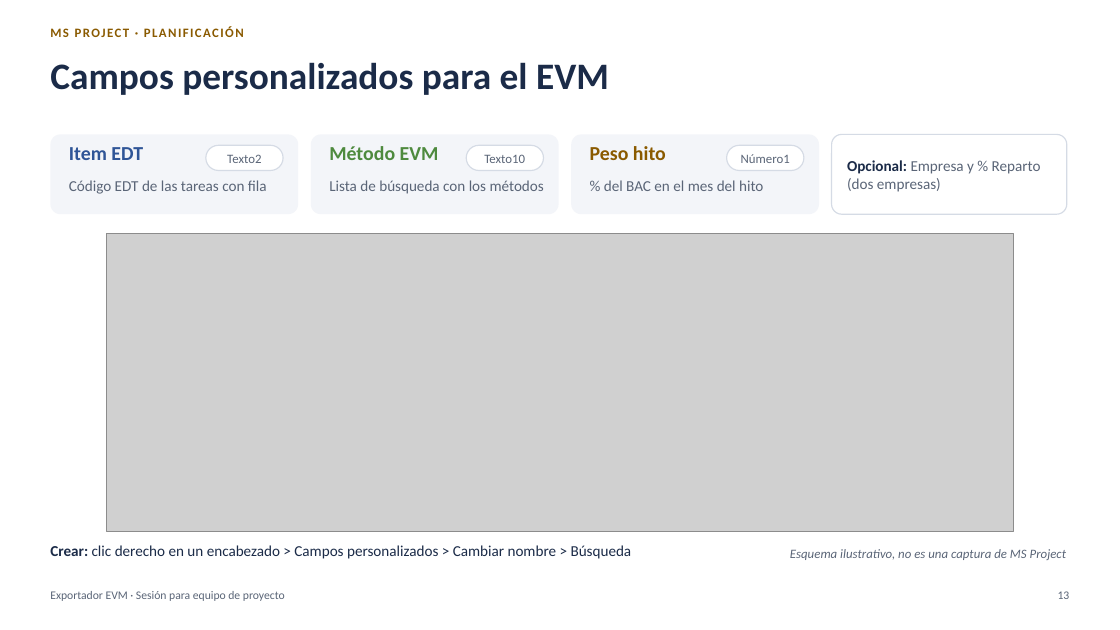
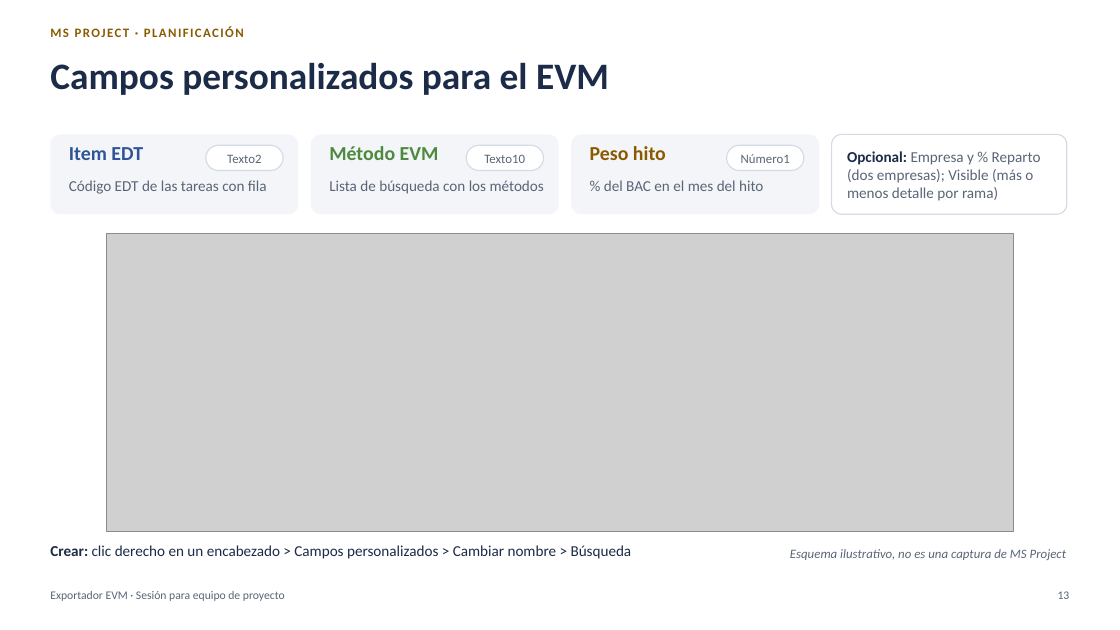
Before and after one commit to MarceloSalazar/evm-automation, a slide deck: slide 13 of docs/presentacion-jefes-de-proyecto.pptx. Drawn at 1120x630 pixels with LibreOffice and Linux fonts; fonts in the diff are those of the drawing; grey boxes stand for pictures. Boxes give left, top, right and bottom in pixels: in the first picture for what was removed or moved away, otherwise in the second. Text is boxed around its words. In the diff, an @@ line names an element or a change of style, - is before the commit and + after.

Commit message:
Revisión de coherencia de la documentación y la presentación
- validar y generar-fichas en el README, el índice, el proceso de reporte,
  el tutorial, varios archivos, multi-empresa, el glosario y la presentación.
- Cierre mensual en el mismo orden en todos los documentos: fecha de estado,
  avance, reprogramación y validar.
- Detalles que no coincidían con el programa: --nivel-max en actualizar,
  valores por defecto de las opciones, códigos de salida de validar, peso de
  las tareas con distribucion = "calendario", feriados con XML, mes 1, filas
  -D, campo Visible después de generar, Cronograma Ganado y análisis de un
  mes anterior.
- Presentación: ejemplo de % Completado con hitos que pesan 100, pestañas
  % PV y % EV, extracto actual de la hoja AC, validar en el proceso; PDF
  regenerado.
- Plantillas de tickets sin --solo ev y con generar-fichas (parte de #18);
  punto de cambio de versión en la plantilla de Pull Request.

```diff
--- a/docs/presentacion-jefes-de-proyecto.pptx
+++ b/docs/presentacion-jefes-de-proyecto.pptx
@@ text in rounded rectangle at (847,151,1041,201): text changed @@
-Opcional: Empresa y % Reparto (dos empresas)
+Opcional: Empresa y % Reparto (dos empresas); Visible (más o menos detalle por rama)
```
Also in this commit, not shown: 18 other slides changed, 29 other files.
